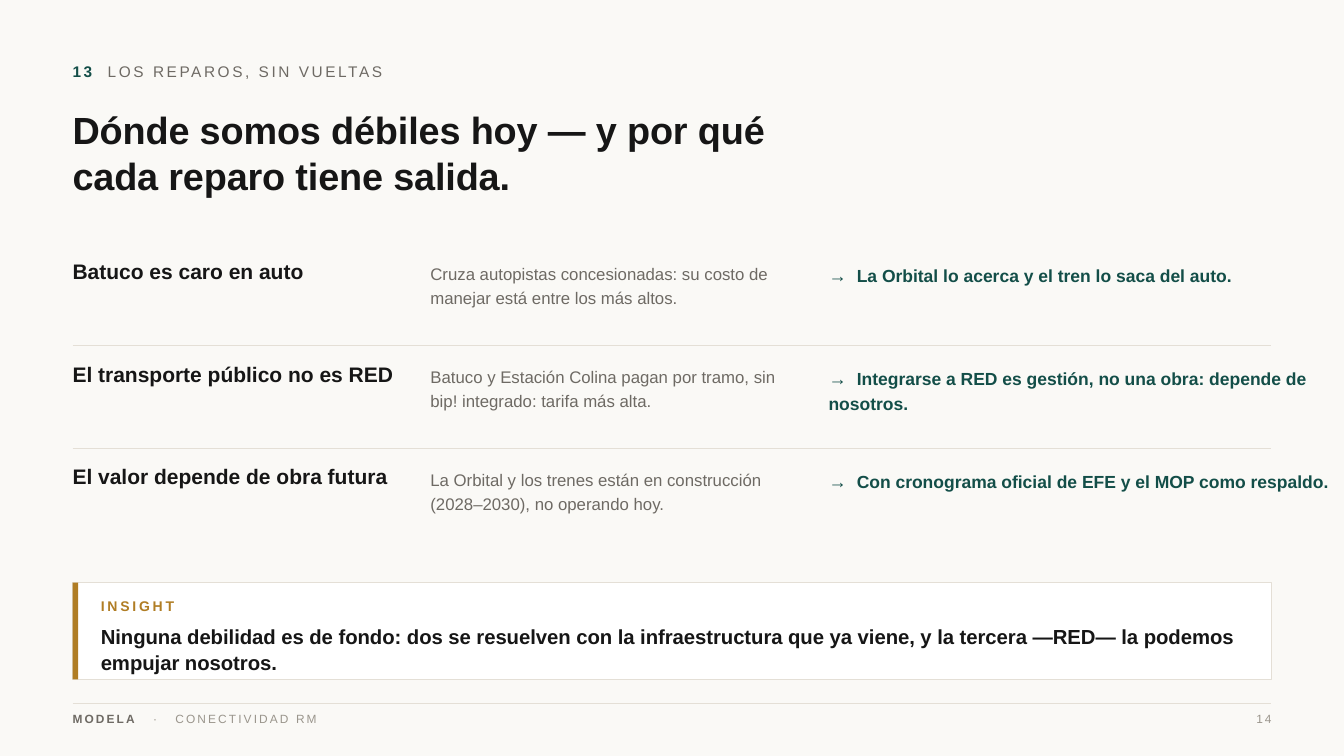
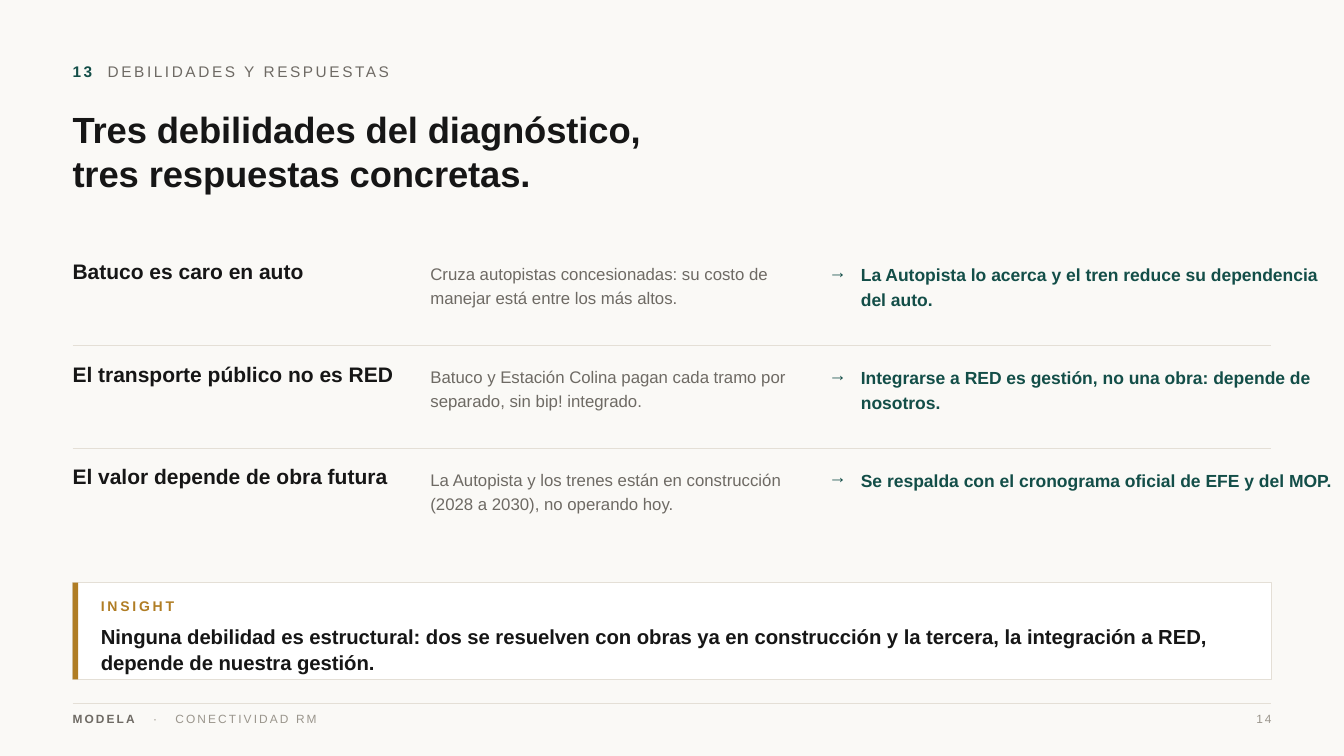
Before and after one commit to modela-simulador/modela-simulador, a slide deck: slide 14 of public/conectividad/Conectividad-Modela.pptx. Drawn at 1344x756 pixels with LibreOffice and Linux fonts; fonts in the diff are those of the drawing. Boxes give left, top, right and bottom in pixels: in the first picture for what was removed or moved away, otherwise in the second. Text is boxed around its words. In the diff, an @@ line names an element or a change of style, - is before the commit and + after.

```diff
--- a/public/conectividad/Conectividad-Modela.pptx
+++ b/public/conectividad/Conectividad-Modela.pptx
@@ text at [73,66,254,77]: text changed @@
-13 LOS REPAROS, SIN VUELTAS
+13 DEBILIDADES Y RESPUESTAS
@@ text at [73,116,641,195]: text changed; size 27 to 26 pt @@
-Dónde somos débiles hoy — y por qué
-cada reparo tiene salida.
+Tres debilidades del diagnóstico,
+tres respuestas concretas.
@@ text added at [829,260,859,290], 13 pt, text #134E48, bold @@
+→
@@ text at [861,268,1318,306]: text changed @@
-→ La Orbital lo acerca y el tren lo saca del auto.
+La Autopista lo acerca y el tren reduce su dependencia del auto.
@@ text at [430,370,785,411]: text changed @@
-Batuco y Estación Colina pagan por tramo, sin bip! integrado: tarifa más alta.
+Batuco y Estación Colina pagan cada tramo por separado, sin bip! integrado.
@@ text added at [829,363,859,393], 13 pt, text #134E48, bold @@
+→
@@ text at [861,371,1310,409]: text changed @@
-→ Integrarse a RED es gestión, no una obra: depende de nosotros.
+Integrarse a RED es gestión, no una obra: depende de nosotros.
@@ text at [430,473,781,514]: text changed @@
-La Orbital y los trenes están en construcción (2028–2030), no operando hoy.
+La Autopista y los trenes están en construcción (2028 a 2030), no operando hoy.
@@ text added at [829,466,859,496], 13 pt, text #134E48, bold @@
+→
@@ text at [861,474,1331,491]: text changed @@
-→ Con cronograma oficial de EFE y el MOP como respaldo.
+Se respalda con el cronograma oficial de EFE y del MOP.
@@ text at [101,629,1206,675]: text changed @@
-Ninguna debilidad es de fondo: dos se resuelven con la infraestructura que ya viene, y la tercera —RED— la podemos empujar nosotros.
+Ninguna debilidad es estructural: dos se resuelven con obras ya en construcción y la tercera, la integración a RED, depende de nuestra gestión.
```
Also in this commit, not shown: 14 other slides changed, 3 slides added, 4 slides removed, 39 other files.
